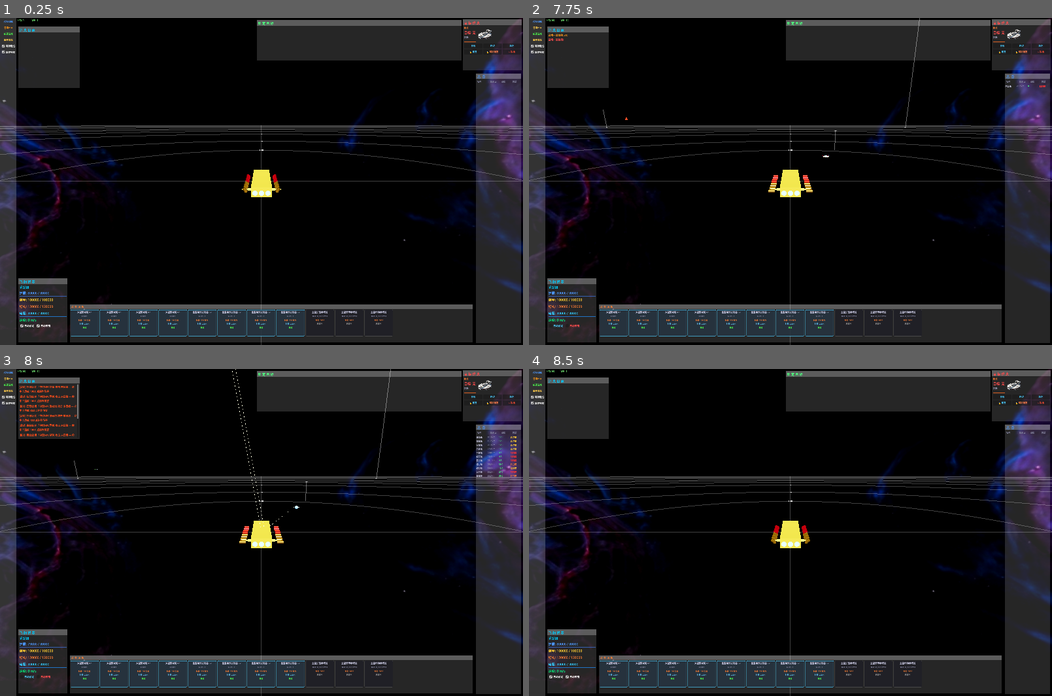
Above: before the commit, frames 1-4 (two rows, left to right).
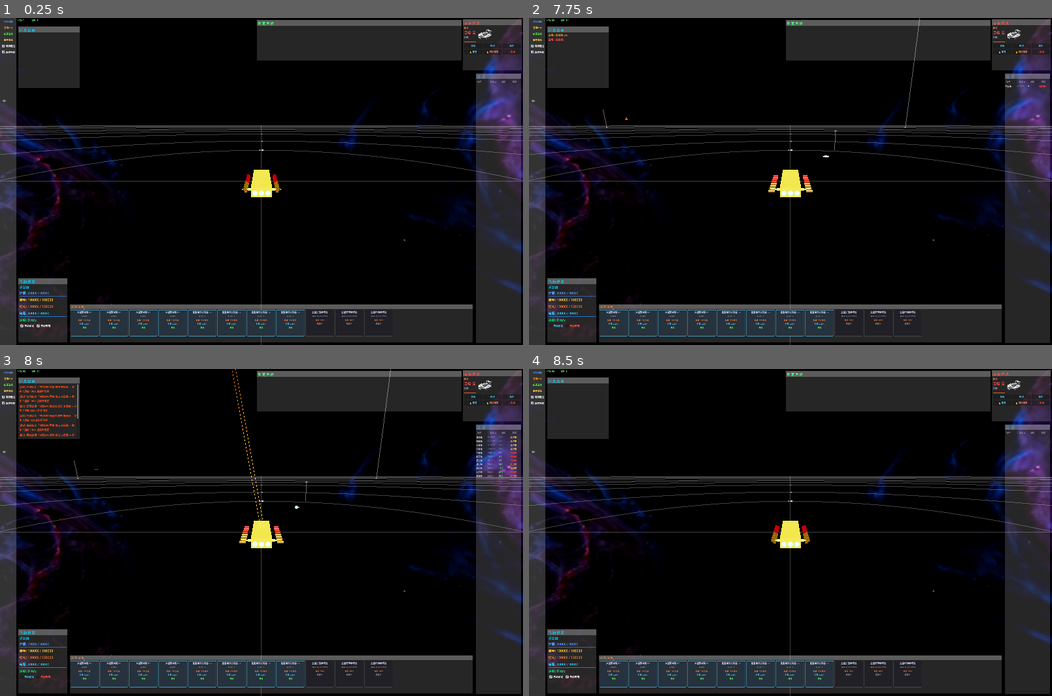
Above: after the commit, the same moments.

Repository: ZhanXuzhao/space-war
Game: Godot game, scene res://scenes/main.tscn
Two runs of this game, one before a commit and one after it. Both use one fixed random seed, a clock stepped at 60 frames per second and the inputs below. The engine's default icon, where the game draws it, is replaced by a stand-in: a white triangle on a blue panel in a dark square.
Inputs:
- Up to frame 1 (0.25 s): no input
- Up to frame 2 (7.75 s): click "自动锁定" at 0.5 s; click "自动攻击" at 1.25 s; click "靠近" at 2 s; click "环绕" at 2.75 s; click "跃迁" at 3.5 s; click "🔒 锁定" at 4.25 s; click "🔓 解除锁定" at 5 s; click "⚔ 攻击" at 5.75 s; click "召唤敌舰" at 6.5 s; click "召唤x10" at 7.25 s
- Up to frame 3 (8 s): no input
- Up to frame 4 (8.5 s): click "新建游戏" at 8 s

Frames 1-2 are identical in both runs. In frame 3, less than 0.1% of the frame differs, in the area x 44-57%, y 0-49%; in frame 4, nothing differs.

Commit message:
优化激光视觉效果

Diff:
--- a/scripts/combat/Weapon.gd
+++ b/scripts/combat/Weapon.gd
@@ -33,7 +33,7 @@
 var laser_end_pos: Vector3 = Vector3.ZERO
 var laser_track_target: Ship = null  # 命中时追踪目标移动
 const LASER_DURATION: float = 1.0
-const LASER_THICKNESS: float = 1.5
+const LASER_THICKNESS: float = 4.5
 const MISS_OFFSET_RANGE: float = 120.0  # 未命中时激光偏移范围
 
 ## 根据武器类型返回炮台颜色
@@ -83,12 +83,10 @@
 	cylinder.top_radius = LASER_THICKNESS
 	cylinder.bottom_radius = LASER_THICKNESS
 	cylinder.height = 1.0
-	var mat = StandardMaterial3D.new()
-	mat.albedo_color = Color(1.0, 0.2, 0.1)
-	mat.emission_enabled = true
-	mat.emission = Color(1.0, 0.2, 0.1)
-	mat.emission_energy_multiplier = 3.0
-	mat.transparency = BaseMaterial3D.TRANSPARENCY_ALPHA
+	var mat = ShaderMaterial.new()
+	mat.shader = load("res://shaders/laser_beam.gdshader")
+	mat.set_shader_parameter("center_color", Color(1.0, 0.6, 0.0))
+	mat.set_shader_parameter("edge_color", Color(1.0, 0.1, 0.05))
 	cylinder.material = mat
 	laser_beam.mesh = cylinder
 	laser_beam.visible = false
--- /dev/null
+++ b/shaders/laser_beam.gdshader
@@ -0,0 +1,20 @@
+shader_type spatial;
+render_mode blend_add, unshaded, shadows_disabled, cull_disabled;
+
+uniform vec4 center_color : source_color = vec4(1.0, 0.6, 0.0, 1.0);
+uniform vec4 edge_color : source_color = vec4(1.0, 0.1, 0.05, 1.0);
+uniform float emission_strength : hint_range(0.0, 20.0) = 8.0;
+uniform float edge_fade_power : hint_range(0.5, 6.0) = 2.5;
+
+void fragment() {
+	// 纯光线效果：法线与视线方向点积 → 中心亮边缘暗
+	float center = abs(dot(normalize(NORMAL), normalize(VIEW)));
+	float intensity = pow(center, edge_fade_power);
+
+	// 中间橙色 → 边缘红色 渐变
+	vec3 color = mix(edge_color.rgb, center_color.rgb, intensity);
+
+	ALBEDO = color * intensity;
+	EMISSION = color * intensity * emission_strength;
+	ALPHA = intensity * 0.85;
+}
Not shown, added: shaders/laser_beam.gdshader.uid
Not shown, changed: README.md
